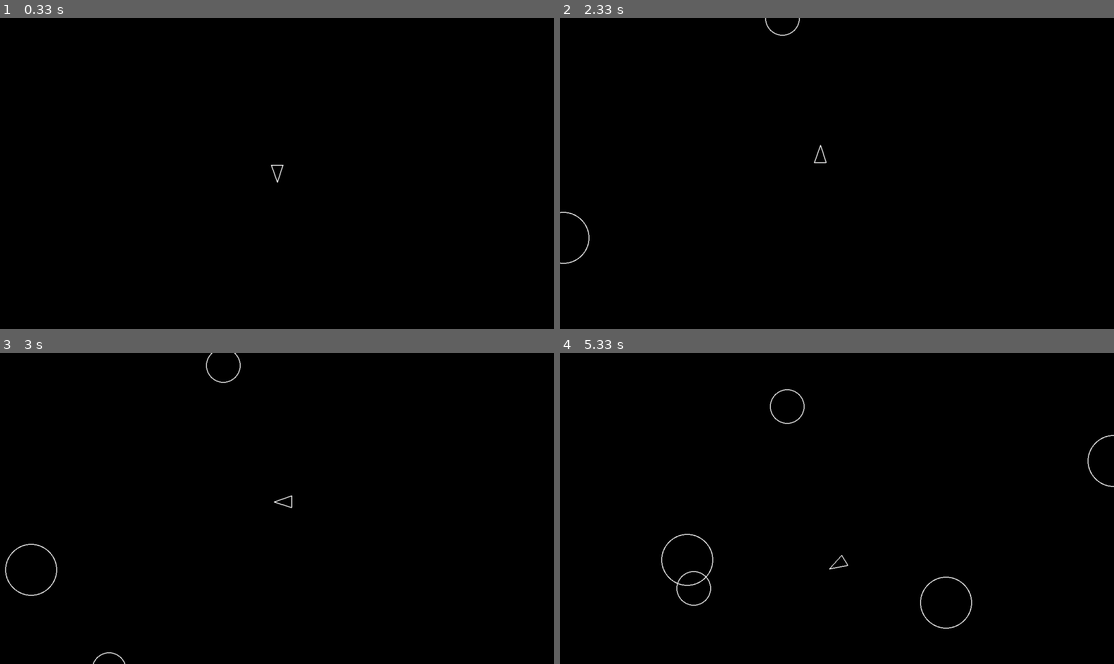
Above: before the commit, frames 1-4 (two rows, left to right).
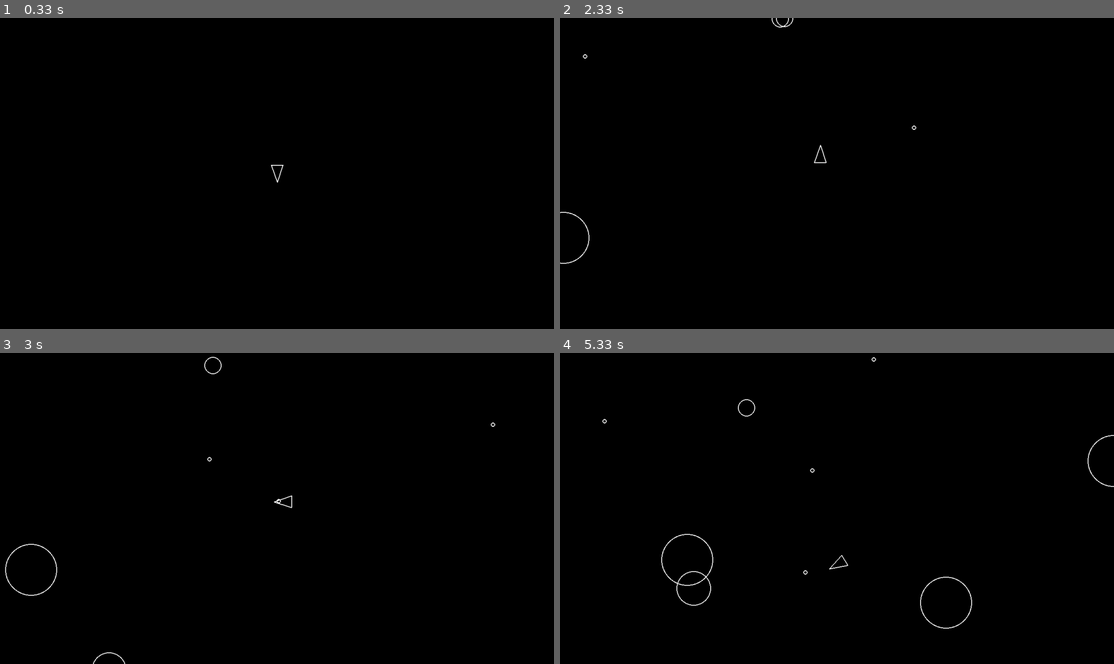
Above: after the commit, the same moments.

Repository: KochFe/BDPygame
Game: pygame game, started from main.py
The game is run twice, just before and just after one commit, with the same random seed, the same clock (stepped at 60 frames per second) and the same inputs.
Inputs:
- Up to frame 1 (0.33 s): no input
- Up to frame 2 (2.33 s): tap Space at 0.33, 0.73, 1.03, 1.23, 1.57, 1.87, 2.07 s; hold D 0.67-1.13 s; hold W 1.17-1.47 s; hold D 1.5-1.97 s; hold A from 2 s (still down)
- Up to frame 3 (3 s): tap Space at 2.37, 2.63, 2.97 s; release A at 2.53 s; hold S 2.57-2.87 s; hold A from 2.9 s (still down)
- Up to frame 4 (5.33 s): tap Space at 3.27, 3.4, 3.8, 4.1, 4.47, 4.87, 5.17 s; release A at 3.3 s; hold W 3.33-3.7 s; hold D 3.73-4.37 s; hold S 4.4-4.77 s; hold A 4.8-5.27 s; hold D from 5.3 s (still down)

Frame 1 is identical in both runs. In frame 2, 0.1% of the frame differs, in the area x 4-65%, y 0-36%; in frame 3, 0.1%; in frame 4, 0.2%, in the area x 7-58%, y 1-72%.

Commit message:
added shooting and asteroid splitting

Diff:
--- a/asteroid.py
+++ b/asteroid.py
@@ -1,6 +1,7 @@
 from circleshape import CircleShape
 from constants import *
 import pygame
+import random
 
 
 
@@ -17,8 +18,41 @@
             2
         )
 
-    def move(self, dt):
+    def update(self, dt):
         self.position += self.velocity * dt
 
-    def update(self, dt):
-        self.move(dt)
+    def split(self):
+        self.kill()
+
+        if self.radius <= ASTEROID_MIN_RADIUS:
+            return
+
+        else:
+            angle = random.uniform(20, 50)
+
+            vect1 = self.velocity.rotate(angle)
+            vect2 = self.velocity.rotate(-angle)
+
+            ast1 = Asteroid(self.position.x, self.position.y, self.radius - ASTEROID_MIN_RADIUS)
+            ast1.velocity = vect1 * 1.2
+            ast2 = Asteroid(self.position.x, self.position.y, self.radius - ASTEROID_MIN_RADIUS)
+            ast2.velocity = vect2 * 1.2
+
+
+    def split(self):
+        self.kill()
+
+        if self.radius <= ASTEROID_MIN_RADIUS:
+            return
+
+        # randomize the angle of the split
+        random_angle = random.uniform(20, 50)
+
+        a = self.velocity.rotate(random_angle)
+        b = self.velocity.rotate(-random_angle)
+
+        new_radius = self.radius - ASTEROID_MIN_RADIUS
+        asteroid = Asteroid(self.position.x, self.position.y, new_radius)
+        asteroid.velocity = a * 1.2
+        asteroid = Asteroid(self.position.x, self.position.y, new_radius)
+        asteroid.velocity = b * 1.2
--- a/circleshape.py
+++ b/circleshape.py
@@ -20,3 +20,6 @@
     def update(self, dt):
         # sub-classes must override
         pass
+
+    def is_collision(self, obj):
+        return self.position.distance_to(obj.position) <= self.radius + obj.radius
--- a/constants.py
+++ b/constants.py
@@ -11,3 +11,7 @@
 PLAYER_RADIUS = 20
 PLAYER_TURN_SPEED = 300
 PLAYER_SPEED = 200
+PLAYER_SHOOT_SPEED = 500
+PLAYER_SHOOT_CD = 0.3
+
+SHOT_RADIUS = 5
--- a/main.py
+++ b/main.py
@@ -3,6 +3,8 @@
 from player import *
 from asteroid import *
 from asteroidfield import *
+from shot import *
+import sys
 
 def main():
     pygame.init()
@@ -14,11 +16,13 @@
     updateable =  pygame.sprite.Group()
     drawable = pygame.sprite.Group()
     asteroids = pygame.sprite.Group()
+    shots = pygame.sprite.Group()
 
     # add Player class to group containers
     Player.containers = (updateable, drawable)
     Asteroid.containers = (asteroids, updateable, drawable)
     AsteroidField.containers = (updateable)
+    Shot.containers = (shots, updateable, drawable)
 
 
     # Calculate x and y to spawn the player in the middle of the screen
@@ -44,6 +48,17 @@
             entry.draw(screen)
 
         pygame.display.flip()
+        for object in asteroids:
+            if object.is_collision(player):
+                print("Game over!")
+                sys.exit()
+
+            for bullet in shots:
+                if object.is_collision(bullet):
+                    object.split()
+                    bullet.kill()
+
+
 
         #end of loop
         #limit to 60 fps
--- a/player.py
+++ b/player.py
@@ -1,11 +1,13 @@
 from circleshape import CircleShape
 from constants import *
 import pygame
+from shot import *
 
 class Player(CircleShape):
     def __init__(self, x, y):
         super().__init__(x, y, PLAYER_RADIUS)
         self.rotation = 0
+        self.timer = 0
 
 
     def triangle(self):
@@ -46,6 +48,18 @@
         if keys[pygame.K_s]:
             self.move(-dt)
 
+        #shoot
+        if keys[pygame.K_SPACE]:
+            self.shoot()
+
+        self.timer -= dt
+
     def move(self, dt):
         forward = pygame.Vector2(0, 1).rotate(self.rotation)
         self.position += forward * PLAYER_SPEED * dt
+
+    def shoot(self):
+        if self.timer <= 0:
+            new_shot = Shot(self.position.x, self.position.y)
+            new_shot.velocity = pygame.Vector2(0, 1).rotate(self.rotation) * PLAYER_SHOOT_SPEED
+            self.timer = PLAYER_SHOOT_CD
--- /dev/null
+++ b/shot.py
@@ -0,0 +1,22 @@
+from circleshape import CircleShape
+from constants import *
+import pygame
+
+
+
+class Shot(CircleShape):
+    def __init__(self, x, y):
+        super().__init__(x, y, SHOT_RADIUS)
+
+    def draw (self, screen):
+        pygame.draw.circle(
+            screen,
+            "white",
+            self.position,
+            self.radius,
+            2
+        )
+
+
+    def update(self, dt):
+        self.position += self.velocity * dt
